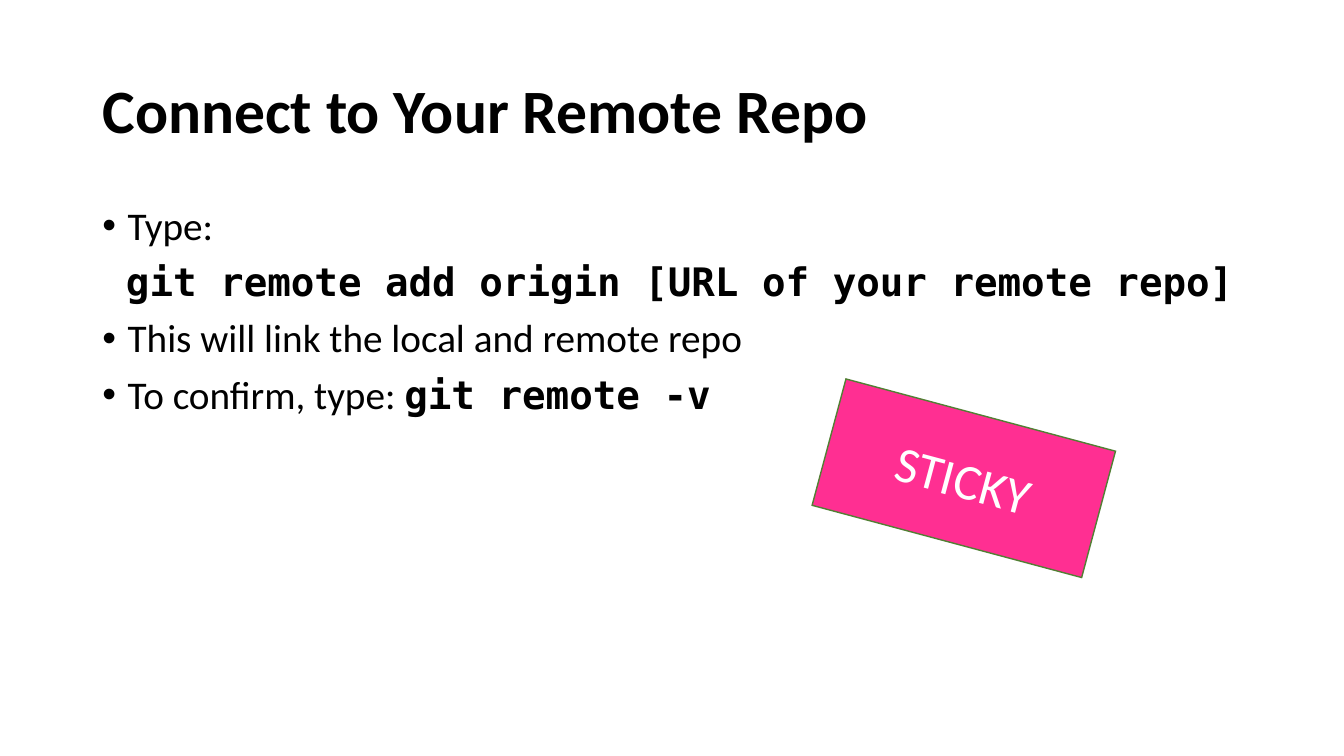
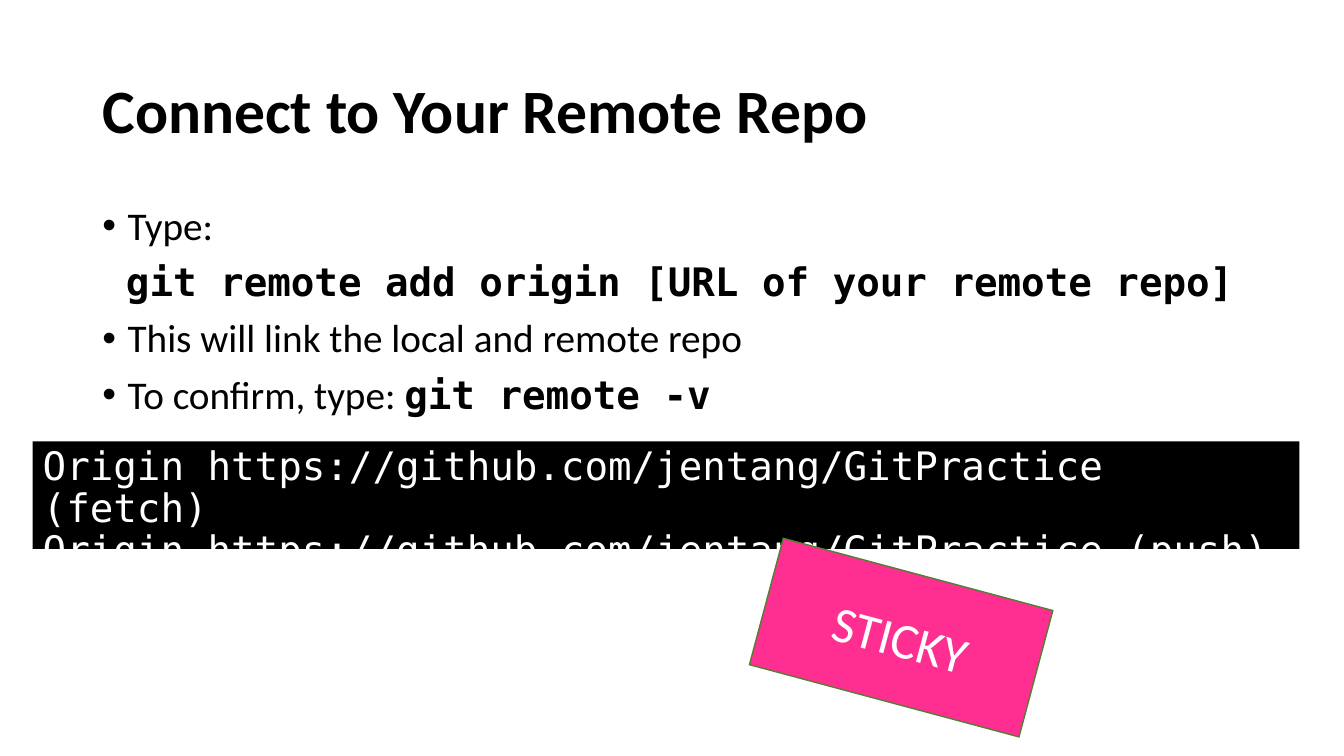
Before and after one commit to jojokarlin/Git_DRI_Jan_2017, a slide deck: slide 18 of GitPres.pptx (slide 17 before the commit). Drawn at 1344x756 pixels with LibreOffice and Linux fonts; fonts in the diff are those of the drawing. Boxes give left, top, right and bottom in pixels: in the first picture for what was removed or moved away, otherwise in the second. Text is boxed around its words. In the diff, an @@ line names an element or a change of style, - is before the commit and + after.

```diff
--- a/GitPres.pptx
+++ b/GitPres.pptx
@@ rectangle added at (x1=32, y1=442, x2=1300, y2=549), fill #000000, 28 pt, text #FFFFFF @@
+Origin https://github.com/jentang/GitPractice (fetch)
+Origin https://github.com/jentang/GitPractice (push)
@@ rectangle "STICKY" moved from (x1=813, y1=379, x2=1116, y2=578) to (x1=750, y1=539, x2=1054, y2=738) @@
```
Also in this commit, not shown: 8 other slides changed, 3 slides added.
